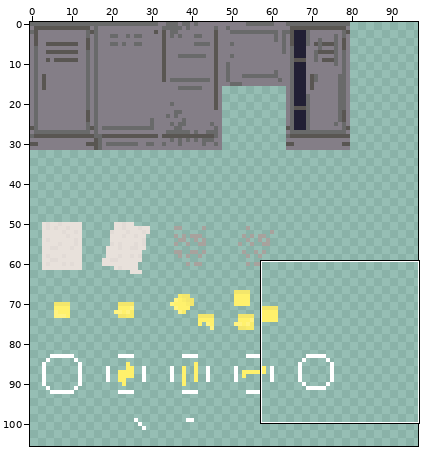
Pixel-art file -- repo_assets/tg_node_misc.aseprite. Above, an overview of the earlier version with the close-up marked.
Close-up. Before the edit:
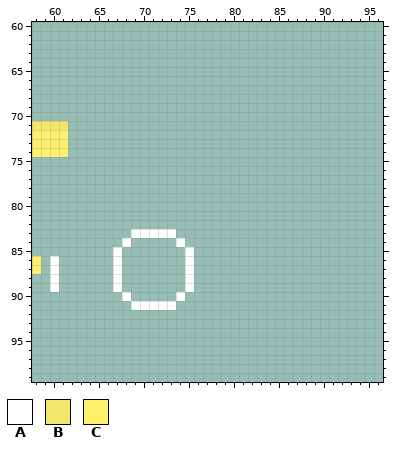
256x256 pixels, 1 frame. Shown: x 58..96, y 60..99. The wide view leaves out empty margins.
Visible layers, top first: "interact", "hover", "sticky nodes", "paper_text", "paper", "locker".
Palette (. is transparent): A #ffffff  B #f3e66b  C #fff16c
Pixels before, first column x 58:
71 BBBB..............
72 CCCC..............
73 CCCC..............
74 CCCC..............
75 ..................
76 ..................
77 ..................
78 ..................
79 ..................
80 ..................
81 ..................
82 ..................
83 ...........AAAAA..
84 ..........A.....A.
85 .........A.......A
86 C.A......A.......A
87 C.A......A.......A
88 ..A......A.......A
89 ..A......A.......A
90 ..........A.....A.
91 ...........AAAAA..
Once edited:
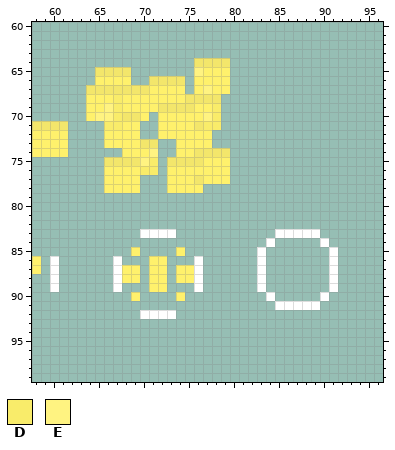
Colours new in this view: D #f9ec6a  E #fff381
Difference:
{"where": "layers \"hover\", \"sticky nodes\""}
{"y":64,"x":76,"old":"....","new":"BBBB"}
{"y":65,"x":65,"old":"....","new":"BBBB"}
{"y":65,"x":76,"old":"....","new":"ECCC"}
{"y":66,"x":65,"old":"....","new":"CCCC"}
{"y":66,"x":71,"old":"....","new":"BBBB"}
{"y":66,"x":76,"old":"....","new":"CCCC"}
{"y":67,"x":64,"old":"...........","new":"BBBBBBBCCCC"}
{"y":67,"x":76,"old":"....","new":"CECC"}
{"y":68,"x":64,"old":"...............","new":"CCCDCCCCCCCBBBB"}
{"y":69,"x":64,"old":"...............","new":"CCEDCCCCBBBBCCD"}
{"y":70,"x":64,"old":".......","new":"CEEDBBC"}
{"y":70,"x":72,"old":".......","new":"CCCCCED"}
{"y":71,"x":66,"old":"....","new":"DDCC"}
{"y":71,"x":72,"old":".......","new":"CCCCBDD"}
{"y":72,"x":66,"old":"....","new":"CCCC"}
{"y":72,"x":72,"old":"......","new":"CCCCCC"}
{"y":73,"x":66,"old":"......","new":"CCCCBB"}
{"y":73,"x":74,"old":"....","new":"CCCC"}
{"y":74,"x":68,"old":"....","new":"CCCE"}
{"y":74,"x":74,"old":"......","new":"CCBBBB"}
{"y":75,"x":66,"old":"......","new":"BBBBED"}
{"y":75,"x":73,"old":".......","new":"BBBBCCC"}
{"y":76,"x":66,"old":"......","new":"CCCCDD"}
{"y":76,"x":73,"old":".......","new":"CCCCCCC"}
{"y":77,"x":66,"old":"....","new":"CCCC"}
{"y":77,"x":73,"old":".......","new":"CCCBCCC"}
{"y":78,"x":66,"old":"....","new":"CCCC"}
{"y":78,"x":73,"old":"....","new":"CCCC"}
{"y":83,"x":69,"old":"A","new":"."}
{"y":83,"x":85,"old":".....","new":"AAAAA"}
{"y":84,"x":68,"old":"A","new":"."}
{"y":84,"x":74,"old":"A","new":"."}
{"y":84,"x":84,"old":".","new":"A"}
{"y":84,"x":90,"old":".","new":"A"}
{"y":85,"x":67,"old":"A","new":"."}
{"y":85,"x":69,"old":".","new":"C"}
{"y":85,"x":74,"old":".A","new":"C."}
{"y":85,"x":83,"old":".","new":"A"}
{"y":85,"x":91,"old":".","new":"A"}
{"y":86,"x":71,"old":"..","new":"CC"}
{"y":86,"x":75,"old":"A.","new":".A"}
{"y":86,"x":83,"old":".","new":"A"}
{"y":86,"x":91,"old":".","new":"A"}
{"y":87,"x":68,"old":"..","new":"CC"}
{"y":87,"x":71,"old":"..","new":"CC"}
{"y":87,"x":74,"old":".A.","new":"CCA"}
{"y":87,"x":83,"old":".","new":"A"}
{"y":87,"x":91,"old":".","new":"A"}
{"y":88,"x":68,"old":"..","new":"CC"}
{"y":88,"x":71,"old":"..","new":"CC"}
{"y":88,"x":74,"old":".A.","new":"CCA"}
{"y":88,"x":83,"old":".","new":"A"}
{"y":88,"x":91,"old":".","new":"A"}
{"y":89,"x":71,"old":"..","new":"CC"}
{"y":89,"x":75,"old":"A.","new":".A"}
{"y":89,"x":83,"old":".","new":"A"}
{"y":89,"x":91,"old":".","new":"A"}
{"y":90,"x":68,"old":"A.","new":".C"}
{"y":90,"x":74,"old":"A","new":"C"}
{"y":90,"x":84,"old":".","new":"A"}
{"y":90,"x":90,"old":".","new":"A"}
{"y":91,"x":69,"old":"AAAAA","new":"....."}
{"y":91,"x":85,"old":".....","new":"AAAAA"}
{"y":92,"x":70,"old":"....","new":"AAAA"}
